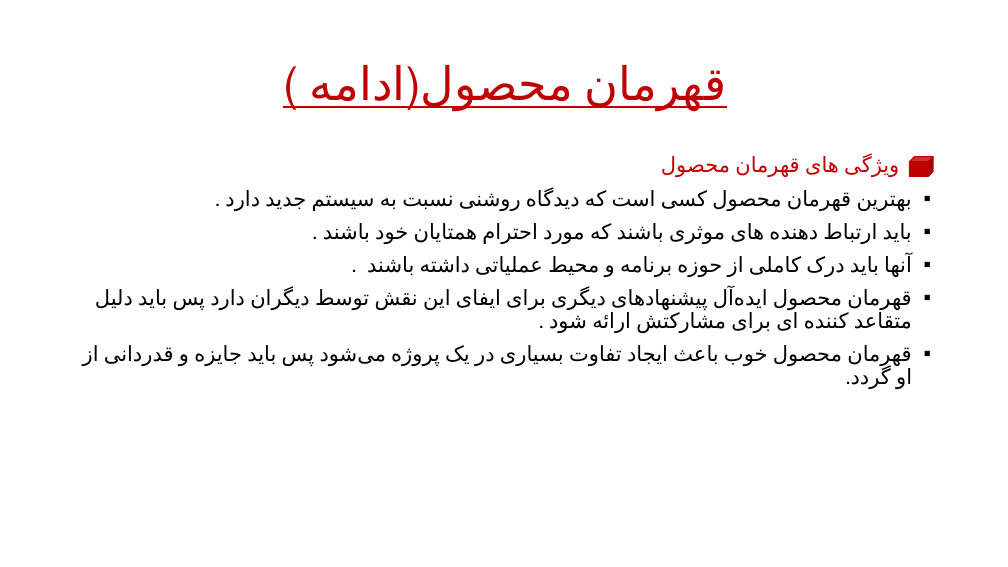
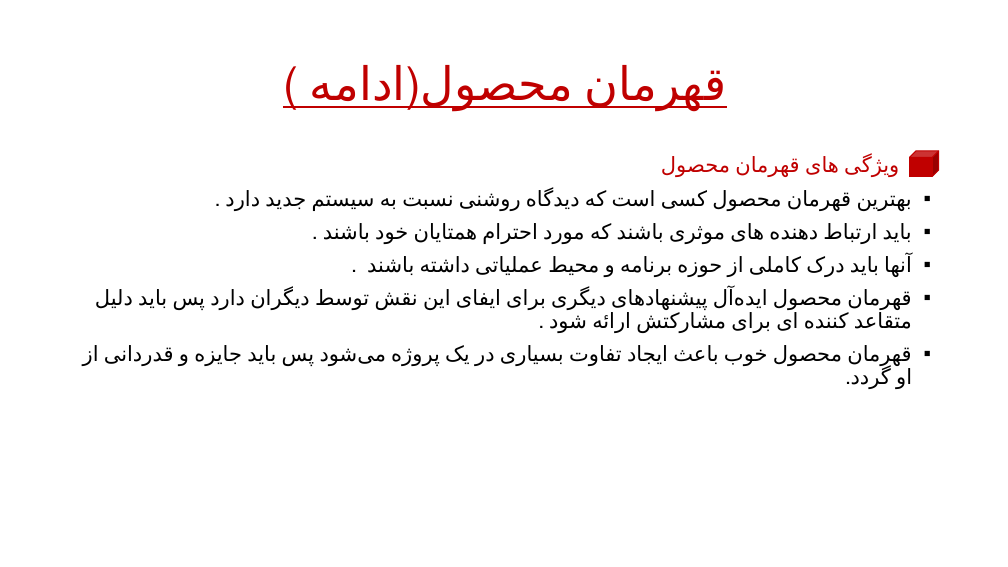
Before and after one commit to mahdyabdnia/requiment-, a slide deck: slide 20 of ارائه مهندسي نيازمندي ها.pptx (slide 19 before the commit). Drawn at 1008x567 pixels with LibreOffice and Linux fonts; fonts in the diff are those of the drawing. Boxes give left, top, right and bottom in pixels: in the first picture for what was removed or moved away, otherwise in the second. Text is boxed around its words. In the diff, an @@ line names an element or a change of style, - is before the commit and + after.

```diff
--- a/ارائه مهندسي نيازمندي ها.pptx
+++ b/ارائه مهندسي نيازمندي ها.pptx
@@ cube: place and size @@
-cube at (910, 157, 933, 176)
+cube at (910, 151, 939, 177)
```
Also in this commit, not shown: 3 other slides changed, 1 slide added.
